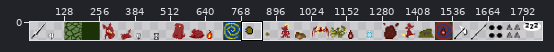
Sprite sheet: assets/spritesheet.png. Above, an overview of the earlier version with the close-up marked.
Close-up. Old version:
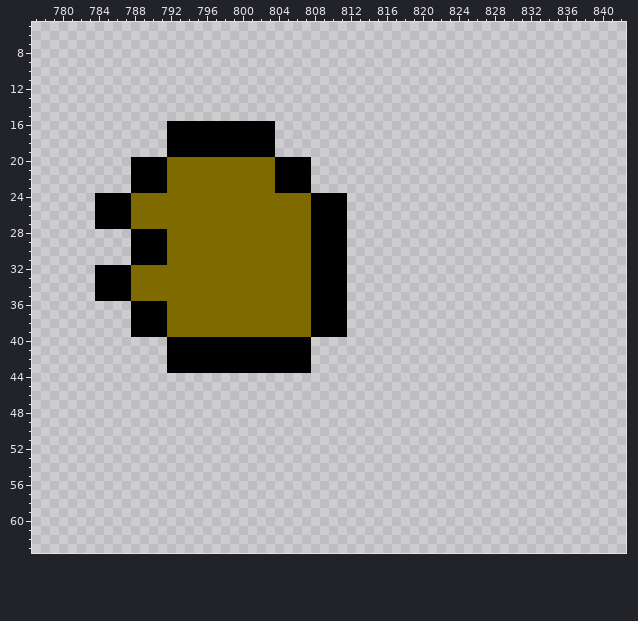
The file is 2048x64 pixels. Pixels under 10% opacity are left out. Colours within 5 levels of each other are drawn and written as one. Shown: x 777..842, y 5..63. The wide view leaves out empty margins.
The result:
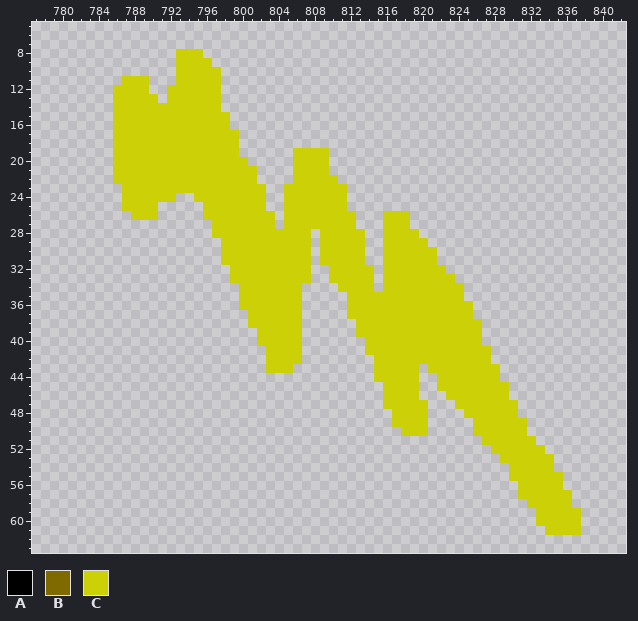
Palette (. is transparent): A #000000  B #7f6a00  C #ccd006
Edits made:
@@ x 777..842 @@
  7 ..................................................................
- 8 ..................................................................
- 9 ..................................................................
-10 ..................................................................
-11 ..................................................................
-12 ..................................................................
-13 ..................................................................
-14 ..................................................................
-15 ..................................................................
-16 ...............AAAAAAAAAAAA.......................................
-17 ...............AAAAAAAAAAAA.......................................
-18 ...............AAAAAAAAAAAA.......................................
-19 ...............AAAAAAAAAAAA.......................................
-20 ...........AAAABBBBBBBBBBBBAAAA...................................
-21 ...........AAAABBBBBBBBBBBBAAAA...................................
-22 ...........AAAABBBBBBBBBBBBAAAA...................................
-23 ...........AAAABBBBBBBBBBBBAAAA...................................
-24 .......AAAABBBBBBBBBBBBBBBBBBBBAAAA...............................
-25 .......AAAABBBBBBBBBBBBBBBBBBBBAAAA...............................
-26 .......AAAABBBBBBBBBBBBBBBBBBBBAAAA...............................
-27 .......AAAABBBBBBBBBBBBBBBBBBBBAAAA...............................
-28 ...........AAAABBBBBBBBBBBBBBBBAAAA...............................
-29 ...........AAAABBBBBBBBBBBBBBBBAAAA...............................
-30 ...........AAAABBBBBBBBBBBBBBBBAAAA...............................
-31 ...........AAAABBBBBBBBBBBBBBBBAAAA...............................
-32 .......AAAABBBBBBBBBBBBBBBBBBBBAAAA...............................
-33 .......AAAABBBBBBBBBBBBBBBBBBBBAAAA...............................
-34 .......AAAABBBBBBBBBBBBBBBBBBBBAAAA...............................
-35 .......AAAABBBBBBBBBBBBBBBBBBBBAAAA...............................
-36 ...........AAAABBBBBBBBBBBBBBBBAAAA...............................
-37 ...........AAAABBBBBBBBBBBBBBBBAAAA...............................
-38 ...........AAAABBBBBBBBBBBBBBBBAAAA...............................
-39 ...........AAAABBBBBBBBBBBBBBBBAAAA...............................
-40 ...............AAAAAAAAAAAAAAAA...................................
-41 ...............AAAAAAAAAAAAAAAA...................................
-42 ...............AAAAAAAAAAAAAAAA...................................
-43 ...............AAAAAAAAAAAAAAAA...................................
-44 ..................................................................
-45 ..................................................................
-46 ..................................................................
-47 ..................................................................
-48 ..................................................................
-49 ..................................................................
-50 ..................................................................
-51 ..................................................................
-52 ..................................................................
-53 ..................................................................
-54 ..................................................................
-55 ..................................................................
-56 ..................................................................
-57 ..................................................................
-58 ..................................................................
-59 ..................................................................
-60 ..................................................................
-61 ..................................................................
+ 8 ................CCC...............................................
+ 9 ................CCCC..............................................
+10 ................CCCCC.............................................
+11 ..........CCC...CCCCC.............................................
+12 .........CCCC..CCCCCC.............................................
+13 .........CCCCC.CCCCCC.............................................
+14 .........CCCCCCCCCCCC.............................................
+15 .........CCCCCCCCCCCCC............................................
+16 .........CCCCCCCCCCCCC............................................
+17 .........CCCCCCCCCCCCCC...........................................
+18 .........CCCCCCCCCCCCCC...........................................
+19 .........CCCCCCCCCCCCCC......CCCC.................................
+20 .........CCCCCCCCCCCCCCC.....CCCC.................................
+21 .........CCCCCCCCCCCCCCCC....CCCC.................................
+22 .........CCCCCCCCCCCCCCCC....CCCCC................................
+23 ..........CCCCCCCCCCCCCCCC..CCCCCCC...............................
+24 ..........CCCCCC..CCCCCCCC..CCCCCCC...............................
+25 ..........CCCC.....CCCCCCC..CCCCCCC...............................
+26 ...........CCC.....CCCCCCCC.CCCCCCCC...CCC........................
+27 ....................CCCCCCC.CCCCCCCC...CCC........................
+28 ....................CCCCCCCCCCC.CCCCC..CCCC.......................
+29 .....................CCCCCCCCCC.CCCCC..CCCCC......................
+30 .....................CCCCCCCCCC.CCCCC..CCCCCC.....................
+31 .....................CCCCCCCCCC.CCCCC..CCCCCC.....................
+32 ......................CCCCCCCCC..CCCCC.CCCCCCC....................
+33 ......................CCCCCCCCC..CCCCC.CCCCCCCC...................
+34 .......................CCCCCCC....CCCC.CCCCCCCCC..................
+35 .......................CCCCCCC.....CCCCCCCCCCCCC..................
+36 .......................CCCCCCC.....CCCCCCCCCCCCCC.................
+37 ........................CCCCCC.....CCCCCCCCCCCCCC.................
+38 ........................CCCCCC......CCCCCCCCCCCCCC................
+39 .........................CCCCC......CCCCCCCCCCCCCC................
+40 .........................CCCCC.......CCCCCCCCCCCCC................
+41 ..........................CCCC.......CCCCCCCCCCCCCC...............
+42 ..........................CCCC........CCCCCCCCCCCCC...............
+43 ..........................CCC.........CCCCC.CCCCCCCC..............
+44 ......................................CCCCC..CCCCCCC..............
+45 .......................................CCCC..CCCCCCCC.............
+46 .......................................CCCC...CCCCCCC.............
+47 .......................................CCCCC...CCCCCCC............
+48 ........................................CCCC....CCCCCC............
+49 ........................................CCCC.....CCCCCC...........
+50 .........................................CCC.....CCCCCC...........
+51 ..................................................CCCCCC..........
+52 ...................................................CCCCCC.........
+53 ....................................................CCCCCC........
+54 .....................................................CCCCC........
+55 .....................................................CCCCCC.......
+56 ......................................................CCCCC.......
+57 ......................................................CCCCCC......
+58 .......................................................CCCCC......
+59 ........................................................CCCCC.....
+60 ........................................................CCCCC.....
+61 .........................................................CCCC.....
 62 ..................................................................
Where, in picture pixels (left, top, right, bottom), the same in both close-ups:
changed: (95, 49, 581, 535)
